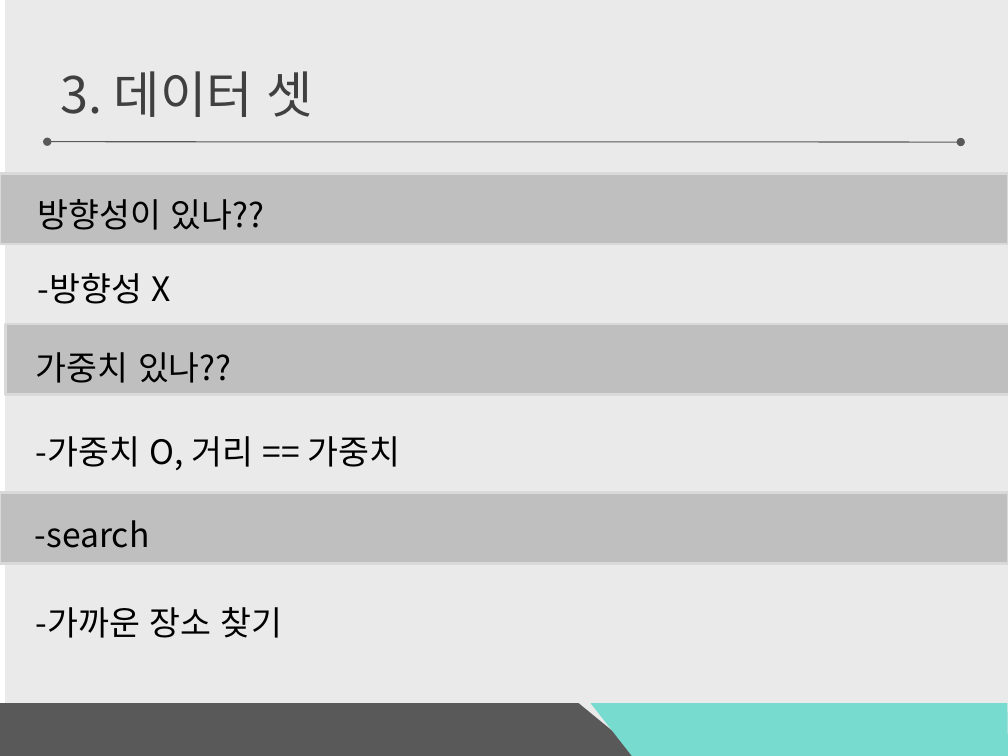
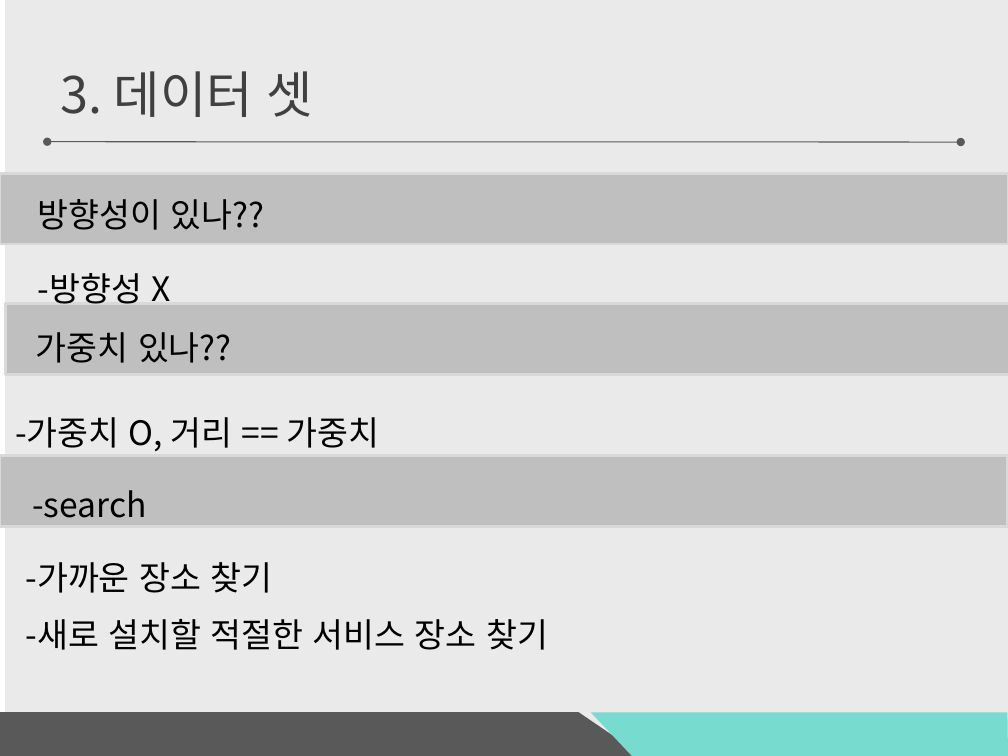
Before and after one commit to wlgh325/DS, a slide deck: slide 5 of 자료구조설계 발표.pptx. Drawn at 1008x756 pixels with LibreOffice and Linux fonts; fonts in the diff are those of the drawing. Boxes give left, top, right and bottom in pixels: in the first picture for what was removed or moved away, otherwise in the second. Text is boxed around its words. In the diff, an @@ line names an element or a change of style, - is before the commit and + after.

```diff
--- a/자료구조설계 발표.pptx
+++ b/자료구조설계 발표.pptx
@@ rectangle: place and size @@
-rectangle at (5,324,1008,394)
+rectangle at (5,303,1008,374)
@@ text "가중치 있나??": place and size @@
-text "가중치 있나??" at (36,352,232,383)
+text "가중치 있나??" at (36,332,232,363)
@@ text "-가중치 O, 거리 == 가중치": place and size @@
-text "-가중치 O, 거리 == 가중치" at (36,436,401,470)
+text "-가중치 O, 거리 == 가중치" at (15,417,380,451)
@@ rectangle: place and size @@
-rectangle at (0,493,1008,563)
+rectangle at (0,456,1008,526)
@@ text "-search": place and size @@
-text "-search" at (35,520,150,548)
+text "-search" at (32,490,147,518)
@@ freeform shape removed at (575,465,681,516) @@
@@ text "-가까운 장소 찾기": place and size @@
-text "-가까운 장소 찾기" at (36,607,283,638)
+text "-가까운 장소 찾기" at (26,562,273,593)
@@ text added at (26,619,548,650), 24 pt, text #000000 @@
+-새로 설치할 적절한 서비스 장소 찾기
@@ freeform shape: place and size @@
-freeform shape at (0,704,643,756)
+freeform shape at (0,713,643,756)
@@ freeform shape: place and size @@
-freeform shape at (591,704,1008,756)
+freeform shape at (591,713,1008,756)
```
Also in this commit, not shown: 1 other slide changed.
